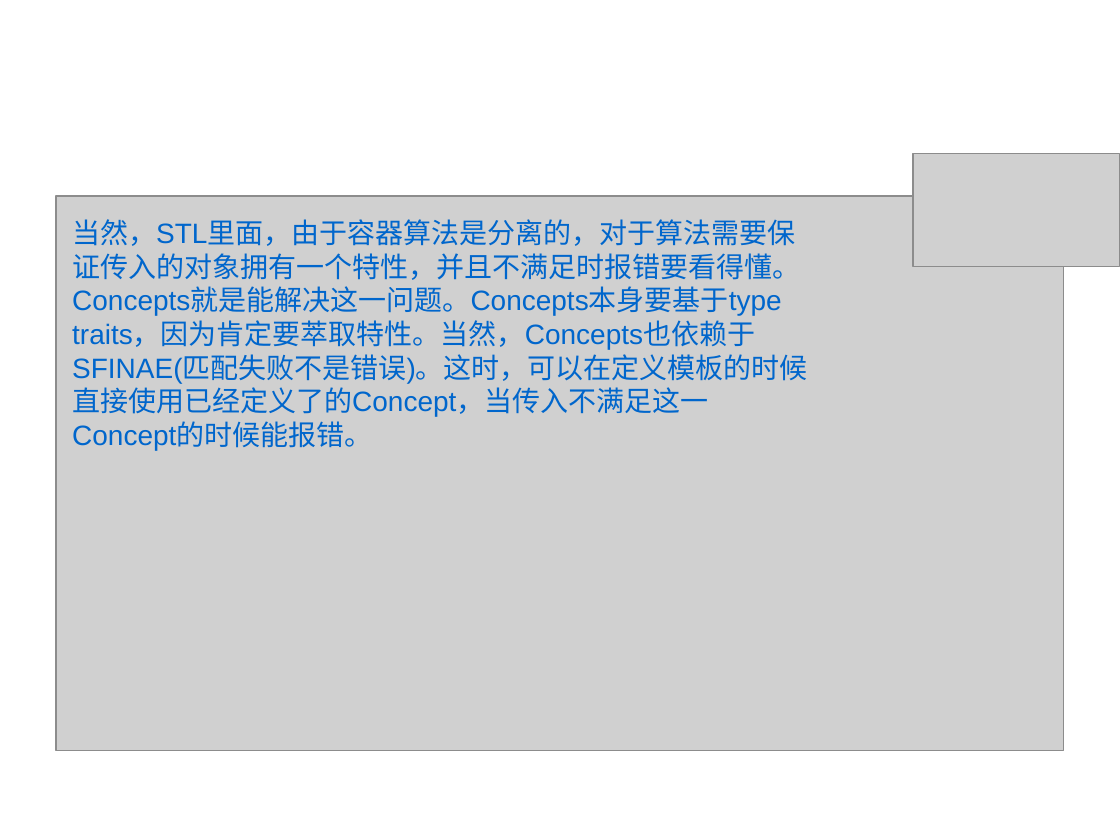
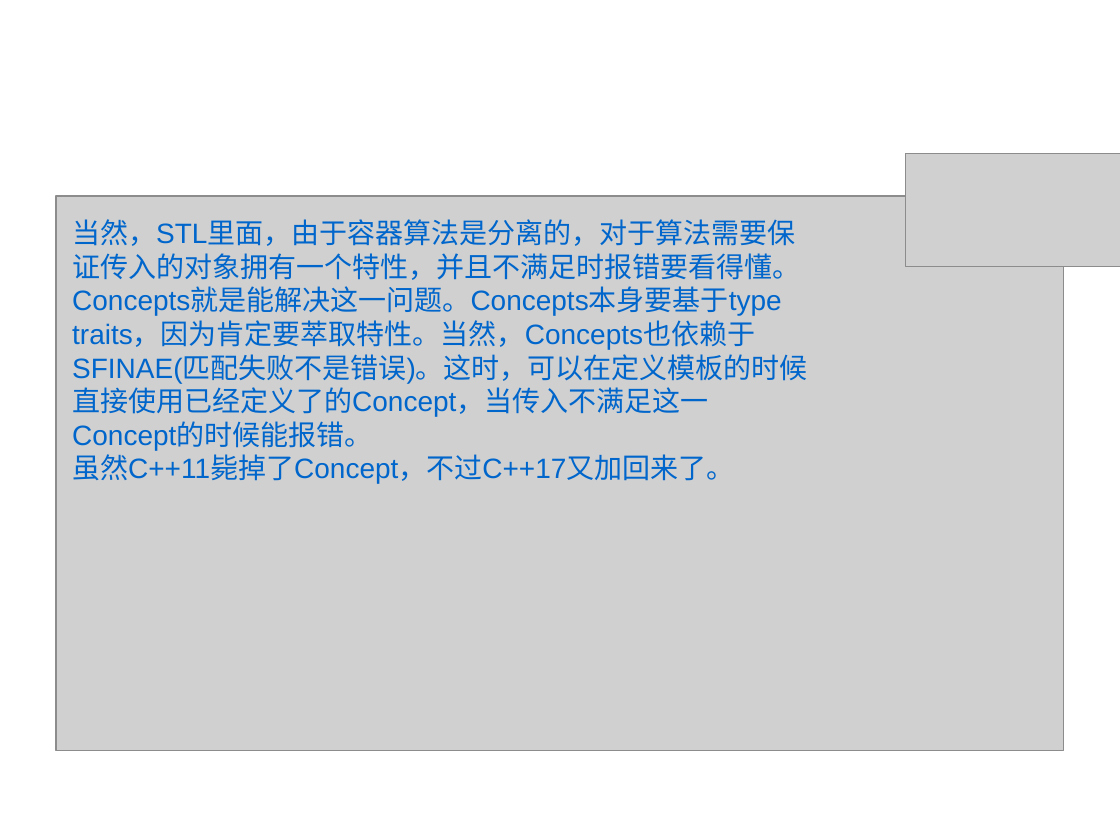
Before and after one commit to 2017-CompilerH-a3/Teamwork-Traits, a slide deck: slide 16 of trait.ppt (slide 15 before the commit). Drawn at 1120x840 pixels with LibreOffice and Linux fonts; fonts in the diff are those of the drawing; grey boxes stand for pictures; background and template pictures are left out. Boxes give left, top, right and bottom in pixels: in the first picture for what was removed or moved away, otherwise in the second. Text is boxed around its words. In the diff, an @@ line names an element or a change of style, - is before the commit and + after.

```diff
--- a/trait.ppt
+++ b/trait.ppt
@@ picture: place and size @@
-picture at box(913, 153, 1119, 267)
+picture at box(906, 153, 1120, 267)
@@ text at box(72, 450, 734, 484): paragraph added @@
+虽然C++11毙掉了Concept，不过C++17又加回来了。
```
Also in this commit, not shown: 7 other slides changed, 9 slides added.
